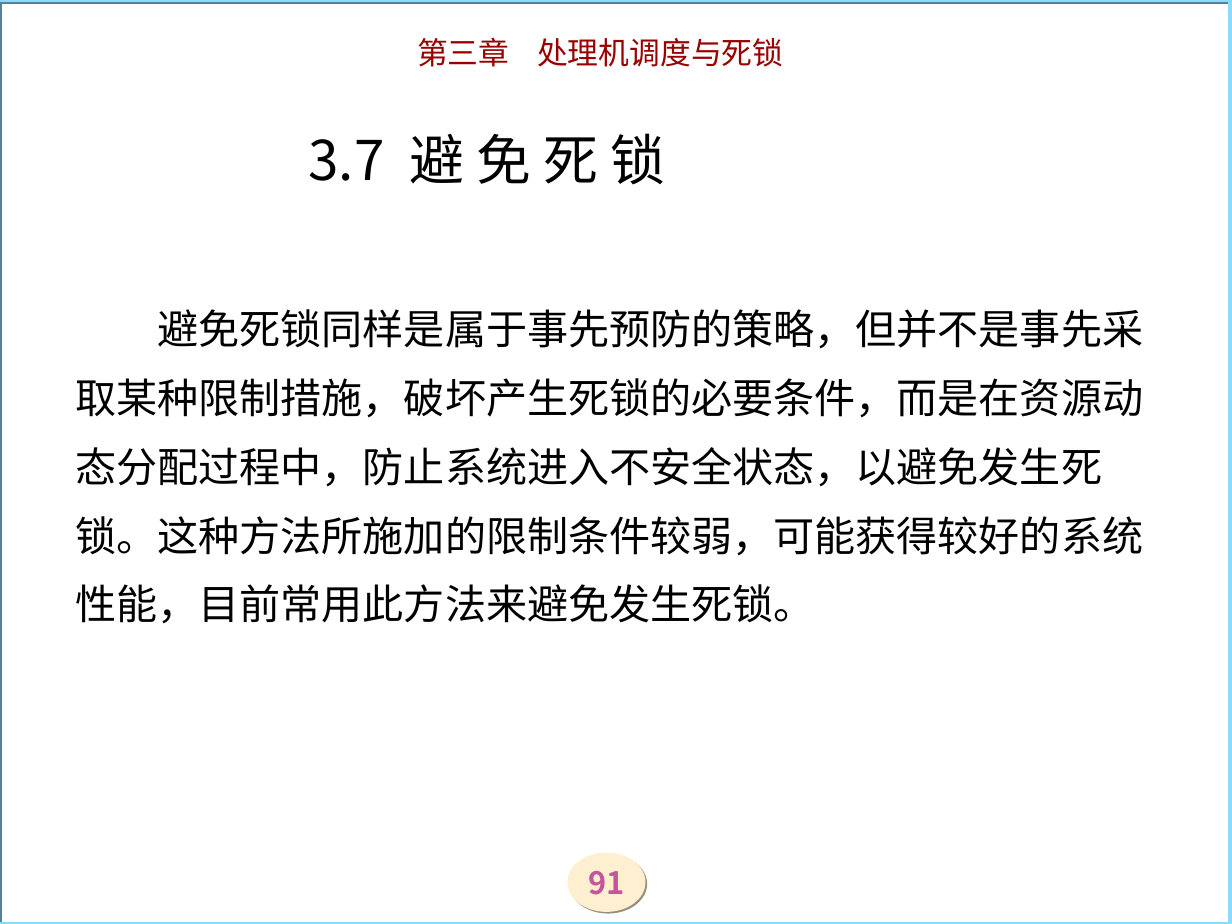
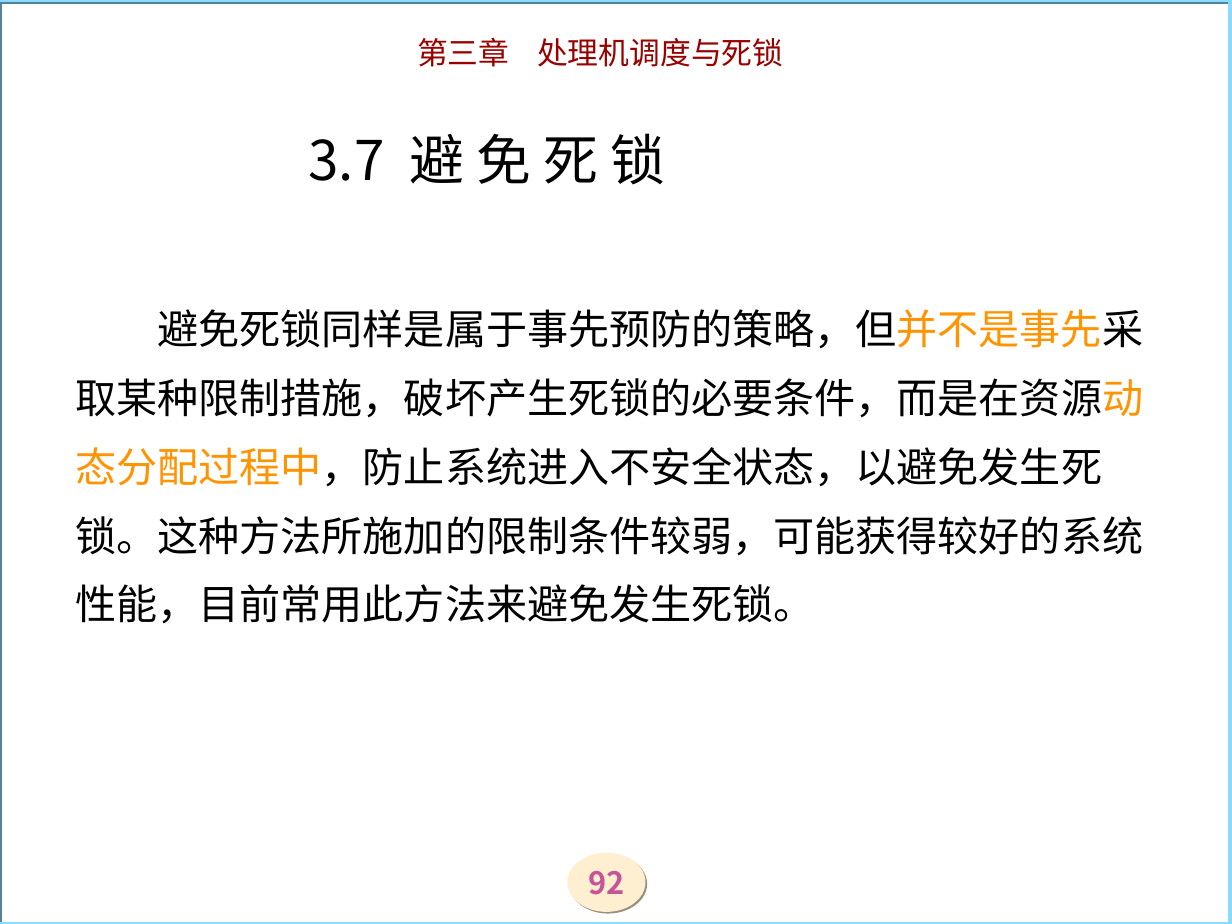
Before and after one commit to zjyesir/hmc_OS, a slide deck: slide 92 of ppt/3调度和死锁.ppt (slide 91 before the commit). Drawn at 1232x924 pixels with LibreOffice and Linux fonts; fonts in the diff are those of the drawing; background and template pictures are left out. Boxes give left, top, right and bottom in pixels: in the first picture for what was removed or moved away, otherwise in the second. Text is boxed around its words. In the diff, an @@ line names an element or a change of style, - is before the commit and + after.

```diff
--- a/ppt/3调度和死锁.ppt
+++ b/ppt/3调度和死锁.ppt
@@ title "3.7 避 免 死 锁 ..." at (x1=75, y1=133, x2=1144, y2=624): text colour #000000 to #FF9300 in "避免死锁同样是属于事先预防的策略，但并不是事先采取某种限制措施，破坏产生死锁的必要条件，而是在资源动态分配过程中，防止系 ..." @@
@@ page number at (x1=588, y1=871, x2=624, y2=895): text changed @@
-91
+92
```
Also in this commit, not shown: 10 other slides changed, 2 slides added, 1 slide removed.
